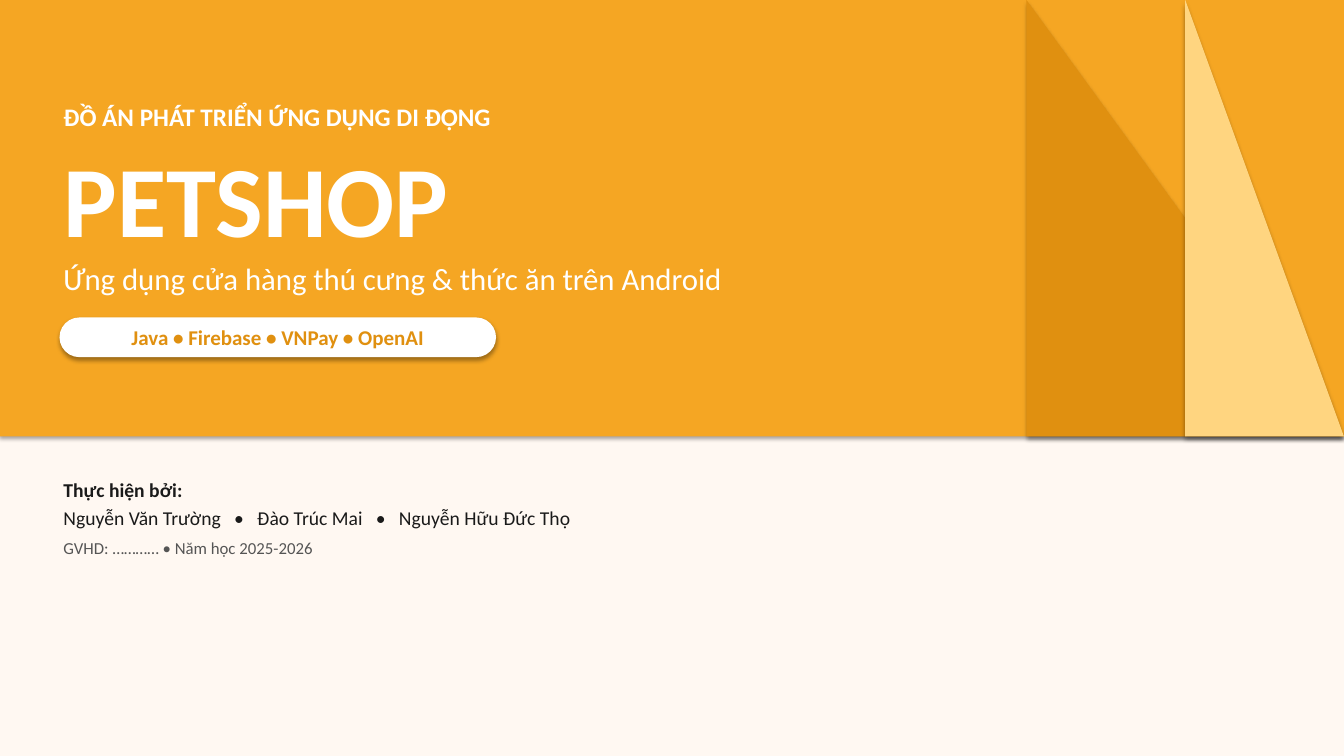
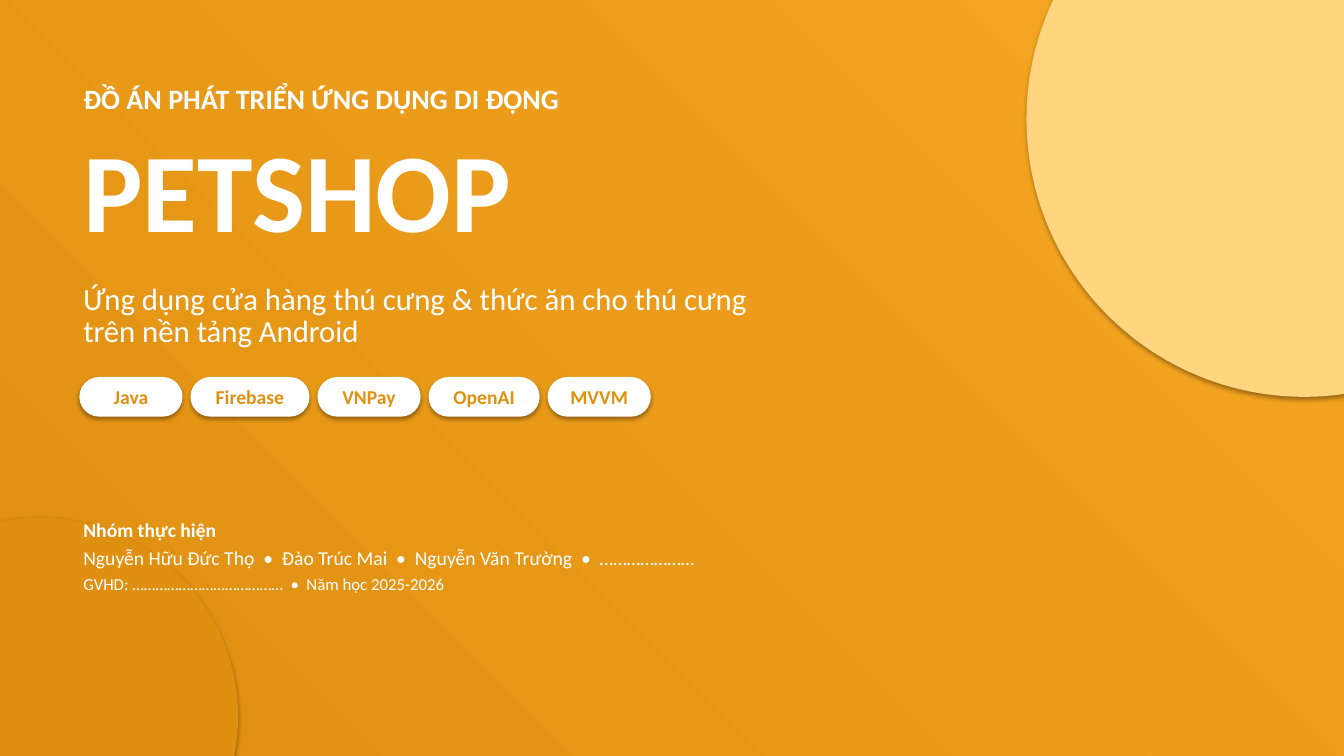
Before and after one commit to DaoTrucMai/Pet-Shop, a slide deck: slide 1 of docs/BAO_CAO_SLIDES.pptx. Drawn at 1344x756 pixels with LibreOffice and Linux fonts; fonts in the diff are those of the drawing. Boxes give left, top, right and bottom in pixels: in the first picture for what was removed or moved away, otherwise in the second. Text is boxed around its words. In the diff, an @@ line names an element or a change of style, - is before the commit and + after.

```diff
--- a/docs/BAO_CAO_SLIDES.pptx
+++ b/docs/BAO_CAO_SLIDES.pptx
@@ rectangle resized from (x1=0, y1=0, x2=1344, y2=437) to (x1=0, y1=0, x2=1344, y2=756) @@
@@ rectangle at (x1=0, y1=0, x2=1344, y2=756): fill #F5A623 to gradient #F5A623 to #E09010 @@
@@ right triangle removed at (x1=1026, y1=0, x2=1344, y2=437) @@
@@ ellipse added at (x1=1026, y1=0, x2=1344, y2=397), fill #FFD580 @@
@@ right triangle removed at (x1=1186, y1=0, x2=1344, y2=437) @@
@@ text "ĐỒ ÁN PHÁT TRIỂN ỨNG ..." moved from (x1=63, y1=105, x2=491, y2=131) to (x1=83, y1=86, x2=559, y2=114) @@
@@ text "ĐỒ ÁN PHÁT TRIỂN ỨNG ..." at (x1=83, y1=86, x2=559, y2=114): size 18 to 20 pt @@
@@ text "PETSHOP" moved from (x1=63, y1=171, x2=448, y2=238) to (x1=83, y1=158, x2=511, y2=233) @@
@@ text "PETSHOP" at (x1=83, y1=158, x2=511, y2=233): size 72 to 80 pt @@
@@ text at (x1=83, y1=284, x2=746, y2=316): text changed @@
-Ứng dụng cửa hàng thú cưng & thức ăn trên Android
+Ứng dụng cửa hàng thú cưng & thức ăn cho thú cưng
@@ rounded rectangle removed at (x1=59, y1=318, x2=496, y2=357) @@
-Java • Firebase • VNPay • OpenAI
@@ text added at (x1=83, y1=319, x2=359, y2=348), 22 pt, text #FFFFFF @@
+trên nền tảng Android
@@ rounded rectangle added at (x1=80, y1=377, x2=182, y2=416), fill #FFFFFF, 14 pt, text #E09010, bold @@
+Java
@@ rounded rectangle added at (x1=191, y1=377, x2=310, y2=416), fill #FFFFFF, 14 pt, text #E09010, bold @@
+Firebase
@@ rounded rectangle added at (x1=318, y1=377, x2=420, y2=416), fill #FFFFFF, 14 pt, text #E09010, bold @@
+VNPay
@@ rounded rectangle added at (x1=429, y1=377, x2=539, y2=416), fill #FFFFFF, 14 pt, text #E09010, bold @@
+OpenAI
@@ rounded rectangle added at (x1=547, y1=377, x2=650, y2=416), fill #FFFFFF, 14 pt, text #E09010, bold @@
+MVVM
@@ text removed at (x1=63, y1=509, x2=570, y2=529) @@
-Nguyễn Văn Trường • Đào Trúc Mai • Nguyễn Hữu Đức Thọ
@@ ellipse added at (x1=0, y1=518, x2=239, y2=756), fill #E09010 @@
@@ text at (x1=83, y1=523, x2=216, y2=541): text changed; text colour #1A1A1A to #FFFFFF @@
-Thực hiện bởi:
+Nhóm thực hiện
@@ text added at (x1=83, y1=549, x2=572, y2=569), 14 pt, text #FFFFFF @@
+Nguyễn Hữu Đức Thọ • Đào Trúc Mai • Nguyễn Văn Trường • …………………
@@ text at (x1=83, y1=578, x2=444, y2=593): text changed; text colour #555555 to #FFFFFF @@
-GVHD: ………… • Năm học 2025-2026
+GVHD: ………………………………… • Năm học 2025-2026
```
Also in this commit, not shown: 17 other slides changed, 19 slides added, 10 slides removed, 26 other files.
